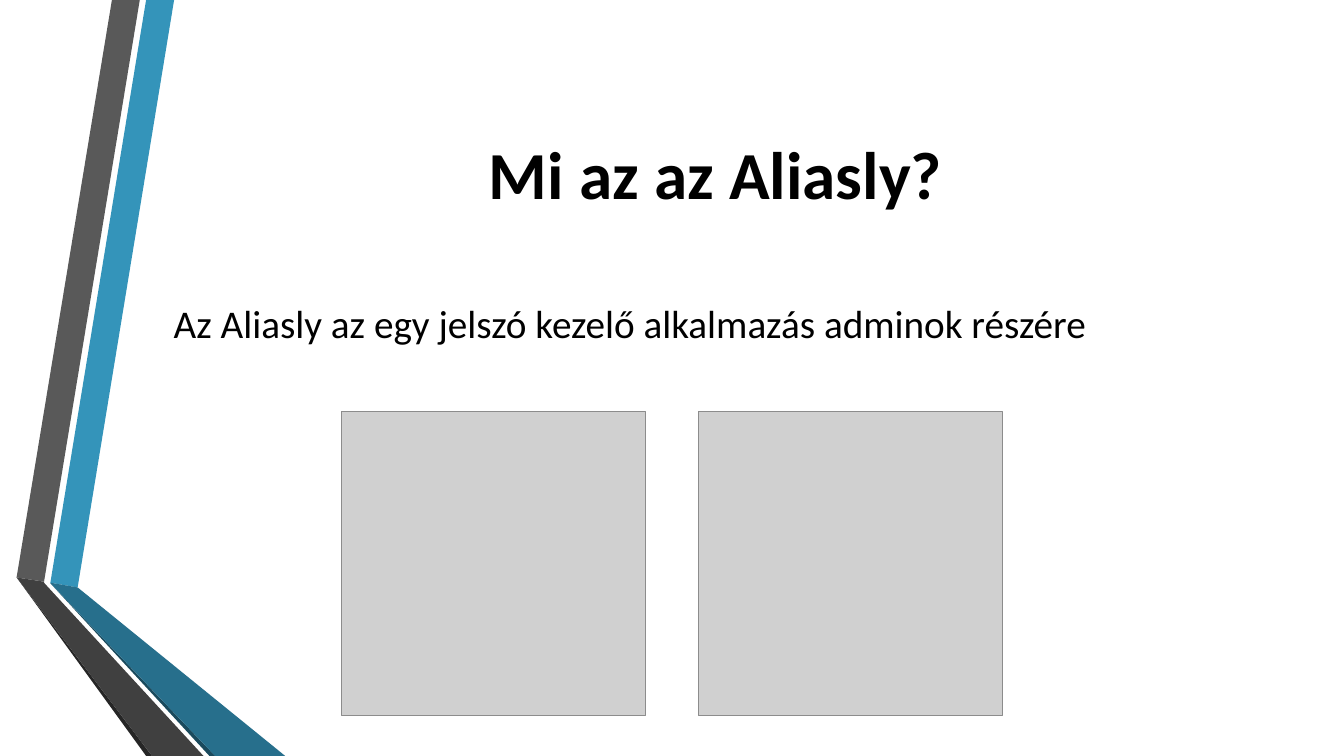
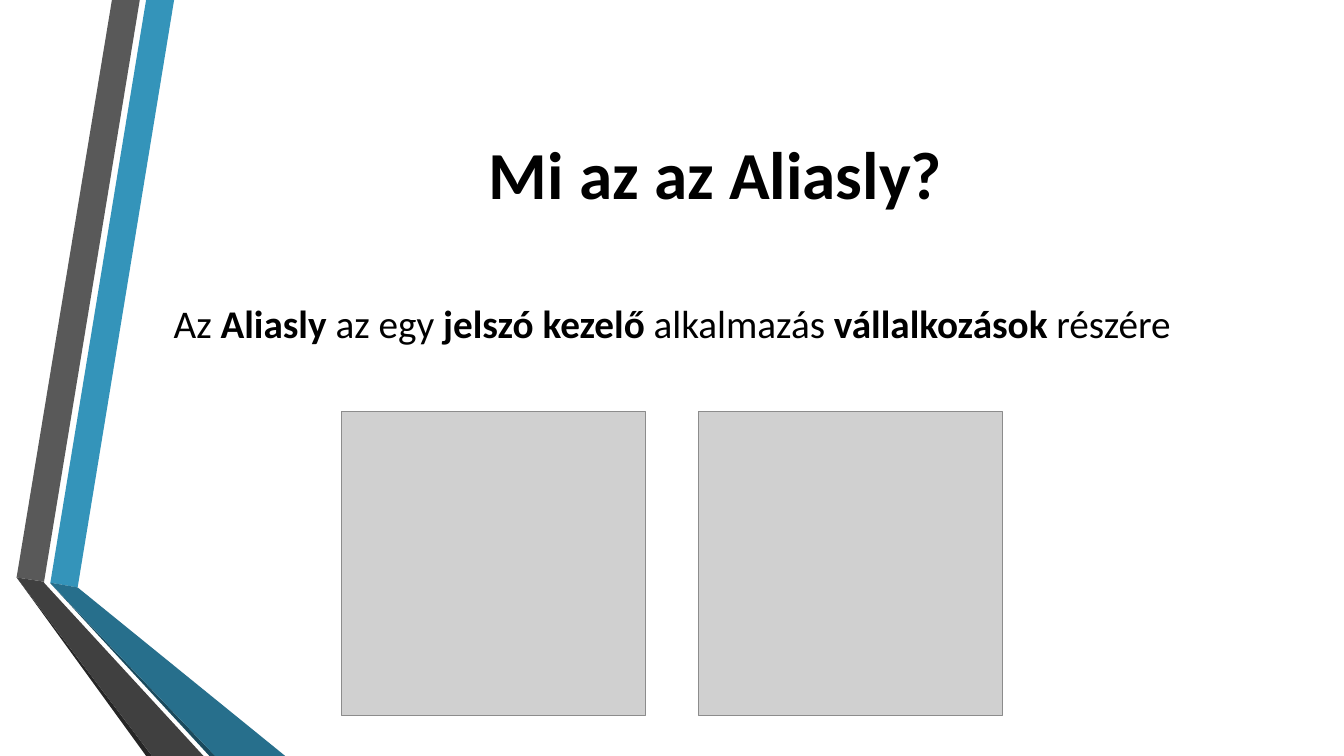
Before and after one commit to yAn2049/Aliasly-Password-Manager, a slide deck: slide 3 of Documents/Aliasly bemutató.pptx. Drawn at 1344x756 pixels with LibreOffice and Linux fonts; fonts in the diff are those of the drawing; grey boxes stand for pictures; background and template pictures are left out. Boxes give left, top, right and bottom in pixels: in the first picture for what was removed or moved away, otherwise in the second. Text is boxed around its words. In the diff, an @@ line names an element or a change of style, - is before the commit and + after.

```diff
--- a/Documents/Aliasly bemutató.pptx
+++ b/Documents/Aliasly bemutató.pptx
@@ text at bbox=[174, 310, 1170, 345]: text changed; bold on @@
-Az Aliasly az egy jelszó kezelő alkalmazás adminok részére
+Az Aliasly az egy jelszó kezelő alkalmazás vállalkozások részére
```
Also in this commit, not shown: 5 other slides changed, 2 slides added, 2 slides removed.
